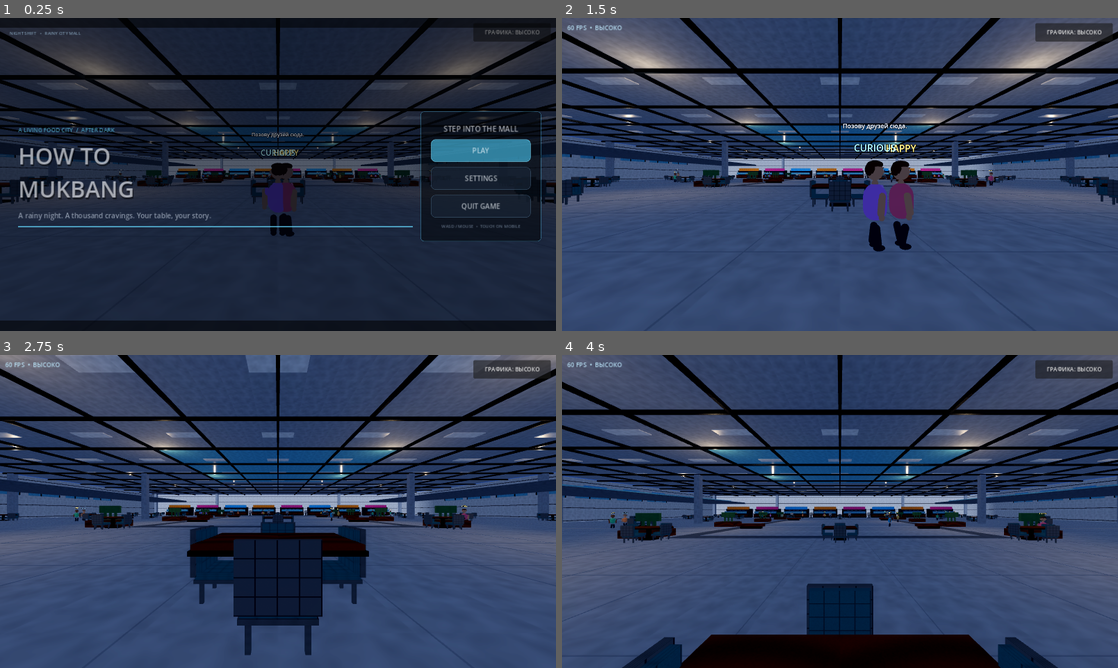
Above: before the commit, frames 1-4 (two rows, left to right).
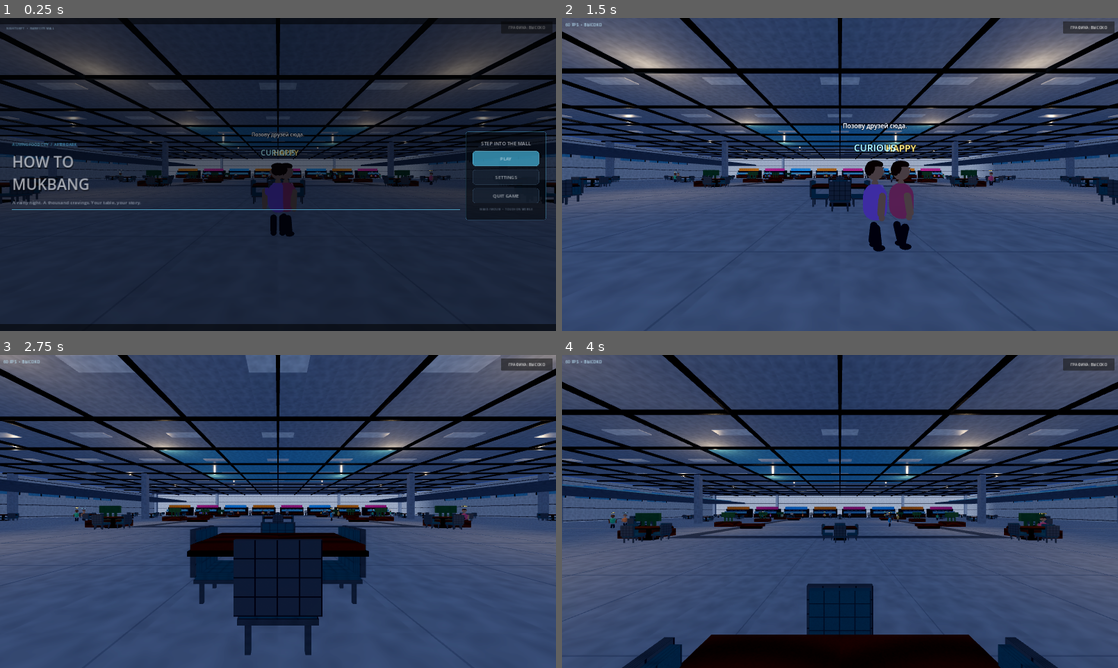
Above: after the commit, the same moments.

Repository: gggevego15-ui/How-to-MUKBANG
Game: Godot game, scene res://scenes/main.tscn
Two runs of this game, one before a commit and one after it. Both use one fixed random seed, a clock stepped at 60 frames per second and the inputs below.
Inputs (mouse positions are in pixels of both pictures, inside the frame that each line leads up to):
- Up to frame 1 (0.25 s): no input
- Up to frame 2 (1.5 s): click "PLAY" at 0.5 s; tap Enter at 1.25 s; move the mouse to (867, 174) at 1.27 s; hold Up (ui_up) from 1.28 s (still down); hold E from 1.28 s (still down)
- Up to frame 3 (2.75 s): keep holding Up (ui_up); tap Space at 1.52, 2.27 s; move the mouse to (250, 511) at 2.02 s; release E at 2.03 s; tap F at 2.1 s
- Up to frame 4 (4 s): keep holding Up (ui_up); move the mouse to (851, 505) at 2.77 s; hold Shift 2.78-3.53 s; move the mouse to (834, 517) at 3.52 s; tap E at 3.6 s; tap Space at 3.77 s

The runs differ from the first frame. In frame 1, 9.5% of the frame differs, in the area x 0-100%, y 2-98%; in frame 2, 1.0%; in frame 3, 0.8%; in frame 4, 0.9%.

Commit message:
Set landscape fullscreen high-resolution graphics defaults

Diff:
--- a/project.godot
+++ b/project.godot
@@ -7,20 +7,22 @@
 config/features=PackedStringArray("4.3", "Forward Plus")
 
 [display]
-window/size/viewport_width=1280
-window/size/viewport_height=720
-window/size/window_width_override=1280
-window/size/window_height_override=720
+window/size/viewport_width=1920
+window/size/viewport_height=1080
+window/size/window_width_override=1920
+window/size/window_height_override=1080
 window/stretch/mode="canvas_items"
 window/handheld/orientation=1
+window/size/mode=3
+window/size/borderless=true
 window/size/always_on_top=false
 
 [rendering]
 renderer/rendering_method="forward_plus"
 renderer/rendering_method.mobile="mobile"
-anti_aliasing/quality/msaa_3d=1
+anti_aliasing/quality/msaa_3d=2
 anti_aliasing/quality/screen_space_aa=0
 occlusion_culling/use_occlusion_culling=true
 textures/vram_compression/import_etc2_astc=true
-rendering/textures/default_filters/anisotropic_filtering_level=4
+rendering/textures/default_filters/anisotropic_filtering_level=8
 environment/defaults/default_clear_color=Color(0.035, 0.045, 0.065, 1)
